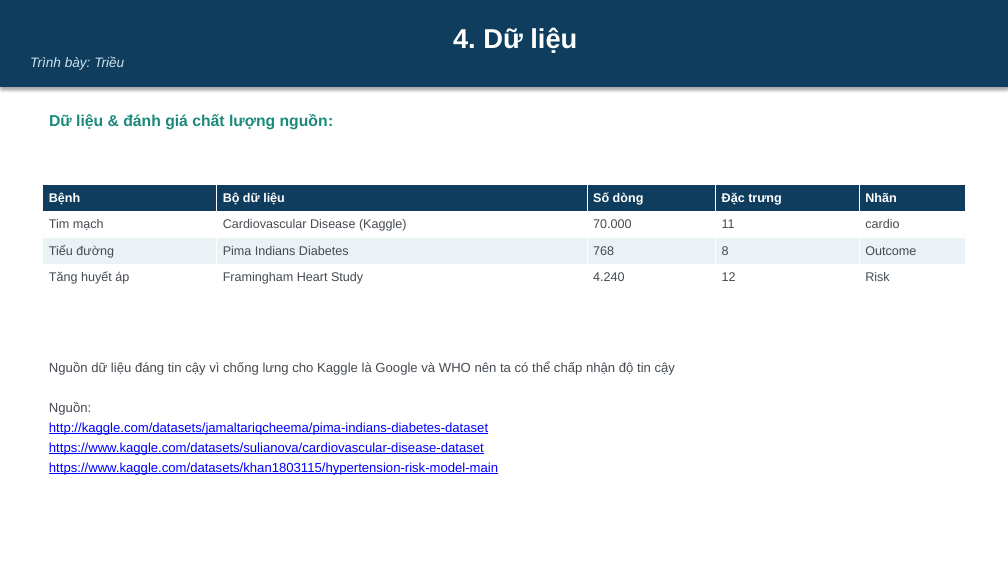
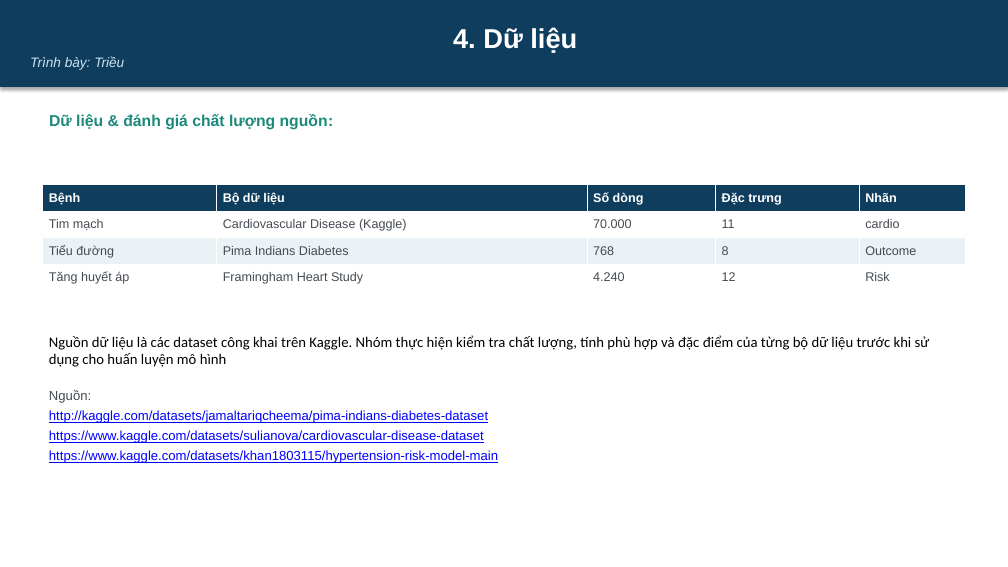
Before and after one commit to DongTrieu0310/AI_HealthCareAssitant, a slide deck: slide 7 of docs/Slide.pptx. Drawn at 1008x567 pixels with LibreOffice and Linux fonts; fonts in the diff are those of the drawing. Boxes give left, top, right and bottom in pixels: in the first picture for what was removed or moved away, otherwise in the second. Text is boxed around its words. In the diff, an @@ line names an element or a change of style, - is before the commit and + after.

Commit message:
thong

```diff
--- a/docs/Slide.pptx
+++ b/docs/Slide.pptx
@@ text "Nguồn dữ liệu là các ...": place and size @@
-text "Nguồn dữ liệu là các ..." at bbox=[49, 361, 675, 475]
+text "Nguồn dữ liệu là các ..." at bbox=[49, 335, 930, 463]
@@ text at bbox=[49, 335, 930, 367]: text changed; size 12.5 to 14 pt; font Arial to Calibri; text colour #444B52 to #000000 @@
-Nguồn dữ liệu đáng tin cậy vì chống lưng cho Kaggle là Google và WHO nên ta có thể chấp nhận độ tin cậy
+Nguồn dữ liệu là các dataset công khai trên Kaggle. Nhóm thực hiện kiểm tra chất lượng, tính phù hợp và đặc điểm của từng bộ dữ liệu trước khi sử dụng cho huấn luyện mô hình
```
